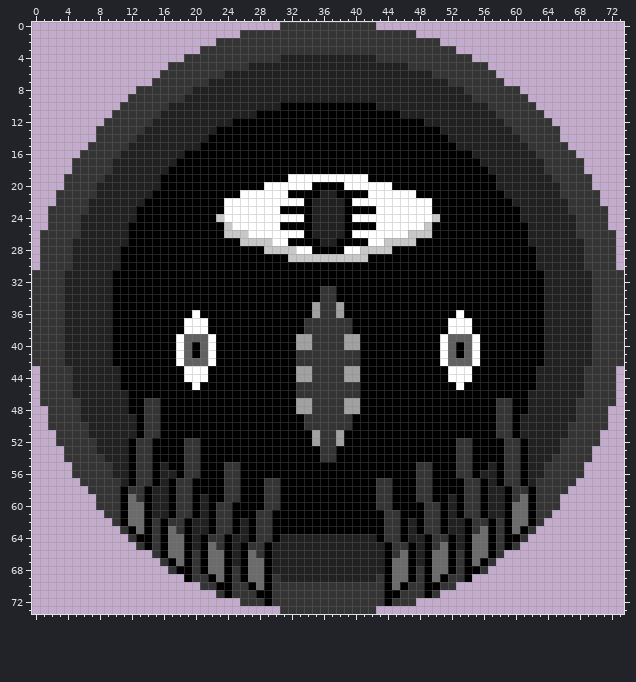
A sprite sheet gets an edit: Assets/GameContent/Assets/mvz2/sprites/entity/boss/the_eye_death.png. The picture above is the old version.
The file is 74x74 pixels. Colours within 5 levels of each other are drawn and written as one.
The result:
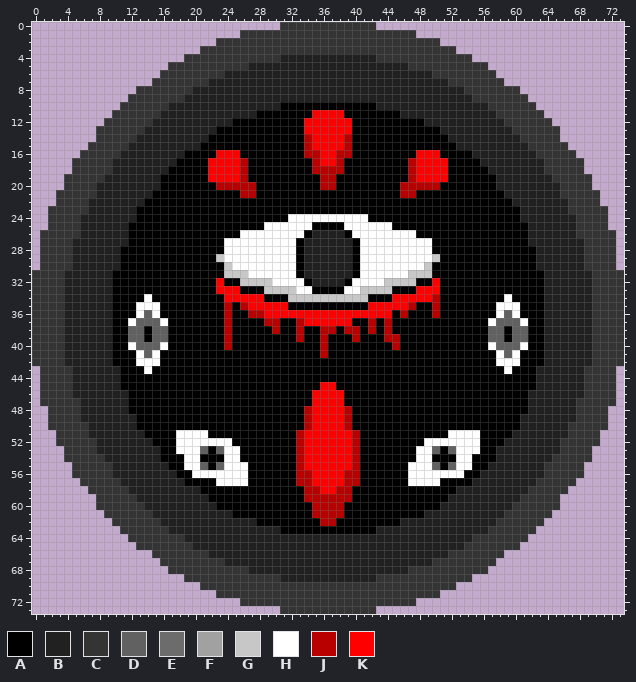
Palette (. is transparent): A #000000  B #212121  C #343434  D #616161  E #6c6c6c  F #a1a1a1  G #c7c7c7  H #ffffff  J #b80000  K #ff0000
From old to new:
Changed rows in their new state; - is an unchanged pixel.
first column x 11:
11 ------------------------KKKK------------------------
12 -----------------------KKKKKK-----------------------
13 -----------------------KKKKKK-----------------------
14 -----------------------JKKKKJ-----------------------
15 -----------------------JKKKKJ-----------------------
16 ------------KKK--------JJKKJJ--------KKK------------
17 -----------KKKKJ--------JKKJ--------JKKKK-----------
18 -----------KKKKJ--------JJJJ--------JKKKK-----------
19 -----------KKKKJ-----AAAAJJAAAA-----JKKKK-----------
20 ------------JJJJJ-AAAAAA-JJ-AAAAAA-JJJJJ------------
21 ---------------JJAAAA----AA----AAAAJJ---------------
22 -------------AAAAAAAAAA-AAAA-AAAAAAAAAA-------------
23 -------------AAAAAAA----AAAA----AAAAAAA-------------
24 ------------AAAAAAAAA--HHHHHH--AAAAAAAAA------------
25 -------------AAAAA--HHHHAAAAHHHH--AAAAA-------------
26 -------------AAH--------------------HAA-------------
27 -------------HHHHHH--H-BB--BB-H--HHHHHH-------------
28 -------------HHHHHHHHHABBBBBBAHHHHHHHHH-------------
29 ------------GHHHHHHHHHABBBBBBAHHHHHHHHHG------------
30 -------------GHHHHHHHH-BBBBBB-HHHHHHHHG-------------
31 -------------GGGHHHHHH-BBBBBB-HHHHHHGGG-------------
32 ------------K--GGGGHHHH-BBBB-HHHHGGGG--K------------
33 ------------KKK---GGGGHH-AA-HHGGGG---KKK------------
34 ---H---------KKKKK---GGGGGGGGGG---KKKKKJ--------H---
35 --HHH--------J-JKKKKK---AAAA---KKKKKJ--J-------HHH--
36 --HDH----A---J--JJKKKKKKKKKKKKKKKK-J---J--A----HDH--
37 -HDDDH--AAA--J----JJ--JKKKKKK--J-J-------AAA--HDDDH-
38 -DD-DD--AAA--J-----J--JAAJJAJJ-J-J-------AAA--DD-DD-
39 -DD-DD-AAAAA-J--------JAAJAAAJ---JJ-----AAAAA-DD-DD-
40 -HDDDH-AA-AA-J--------AAAJAAAA----J-----AA-AA-HDDDH-
41 --HDH--AA-AA----------AAAJAAAA----------AA-AA--HDH--
42 --HHH--AAAAA----------AAAAAAAA----------AAAAA--HHH--
43 ---H----AAA-----------AAAAAAAA-----------AAA----H---
44 --------AAA-----------AAAAAAAA-----------AAA--------
45 ---------A------------AAAKKAAA------------A---------
46 ----------------------AAKKKKAA----------------------
47 ---AA-----------------AAKKKKAA-----------------AA---
48 ---AA-----------------AJKKKKJA-----------------AA---
49 ---AA------------------JKKKKJ------------------AA---
50 ---AA------------------JKKKKJ------------------AA---
51 --BAA--HHHH-----------JKKKKKKJ-----------HHHH--AAB--
52 -BBB---HHHHHHH--------JKKKKKKJ--------HHHHHHH---BBB-
53 -BBBB--HHHD-DHH-------JKKKKKKJ-------HHD-DHHH--BBBB-
54 -BBBB---HH---HH-------JKKKKKKJ-------HH---HH---BBBB-
55 -BBBB---HHD-DHHH------JKKKKKKJ------HHHD-DHH---BBBB-
56 -BBBB---AHHHHHHH------JJKKKKJJ------HHHHHHHA---BBBB-
57 -BBBB-BBA---HHHH--AA--JJKKKKJJ--AA--HHHH---ABB-BBBB-
58 CBBB--BBBB---AA---AA---JJKKJJ---AA---AA---BBBB--BBBC
59 CCBB--BBBB---AA---AA---JJJJJJ---AA---AA---BBBB--BBCC
60 CCCB--BBBB-BAA----AA----JJJJ----AA----AAB-BBBB--BCCC
61 CCCC--BBBB-BBB---AA-----JJJJ-----AA---BBB-BBBB--CCCC
62 CCCC-BBBB--BBBB-BAA------JJ------AAB-BBBB--BBBB-CCCC
63 -CCC-CBBB--BBBB-BBBB------------BBBB-BBBB--BBBC-CCC-
64 --CC-CCCB-BBBB--BBBB------------BBBB--BBBB-BCCC-CC--
65 ---C-CCCC-BBBB-BBBB--------------BBBB-BBBB-CCCC-C---
66 -----CCCC-CBBB-BBBB--------------BBBB-BBBC-CCCC-----
67 ------CCC-CCCB-BBBB--------------BBBB-BCCC-CCC------
68 -------CC-CCCC-CBBB--------------BBBC-CCCC-CC-------
69 --------C--CCC-CCCC--------------CCCC-CCC--C--------
70 ------------CC--CCC--------------CCC--CC------------
71 -------------C---CC--------------CC---C-------------
72 ------------------C--------------C------------------
Changed places in both pictures, as pixel boxes (x1, y1, x2, y2):
changed: (120, 110, 536, 606)
